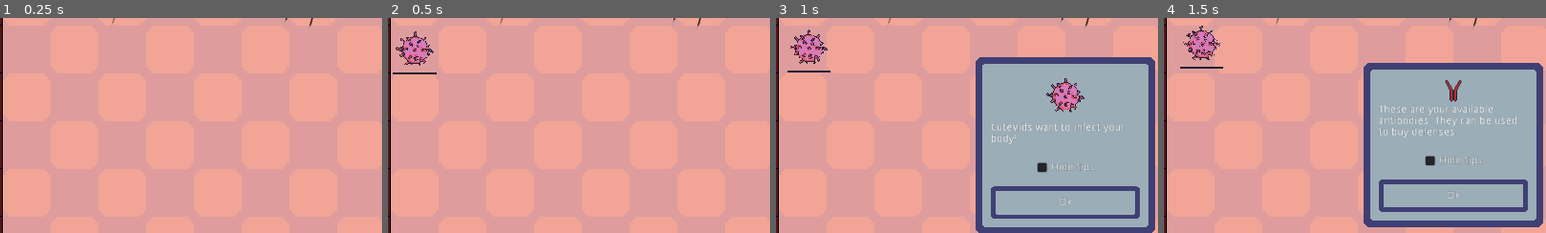
Above: before the commit, frames 1-4 (left to right).
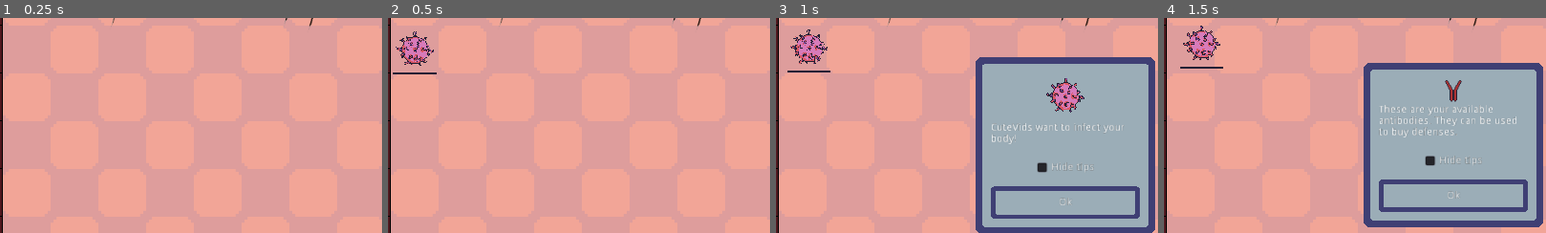
Above: after the commit, the same moments.

Repository: TeamKebab/GodotWildJam23
Game: Godot game, scene res://src/Main.tscn
Two runs of this game, one before a commit and one after it. Both use one fixed random seed, a clock stepped at 60 frames per second and the inputs below.
Inputs (mouse positions are % of the whole screen's width and height, from its top left):
- Up to frame 1 (0.25 s): no input
- Up to frame 2 (0.5 s): no input
- Up to frame 3 (1 s): move the mouse to (47, 50) at 0.52 s; click (47, 50) at 0.67 s
- Up to frame 4 (1.5 s): click "Ok" at 1.25 s
The pictures show only the part of the screen within x 12-62%, y 20-70%; the shares and areas given below are measured in that part.

Frame 1 is identical in both runs. In frame 2, 0.2% of the frame differs, in the area x 2-12%, y 6-23%; in frame 3, 0.2%; in frame 4, 0.2%.

Commit message:
fix overlap defenses

Diff:
--- a/src/components/Placeholder.tscn
+++ b/src/components/Placeholder.tscn
@@ -3,6 +3,8 @@
 [ext_resource path="res://src/components/Placeholder.gd" type="Script" id=1]
 
 [node name="Placeholder" type="Area2D"]
+collision_layer = 8
+collision_mask = 8
 script = ExtResource( 1 )
 
 [node name="Sprite" type="Sprite" parent="."]
--- a/src/entities/virus/Virus.tscn
+++ b/src/entities/virus/Virus.tscn
@@ -24,11 +24,12 @@
 
 [node name="Virus" type="KinematicBody2D"]
 collision_layer = 4
-collision_mask = 12
+collision_mask = 8
 script = ExtResource( 1 )
 
 [node name="Sprite" type="AnimatedSprite" parent="."]
 frames = SubResource( 3 )
+frame = 1
 playing = true
 
 [node name="CollisionShape2D" type="CollisionShape2D" parent="."]
